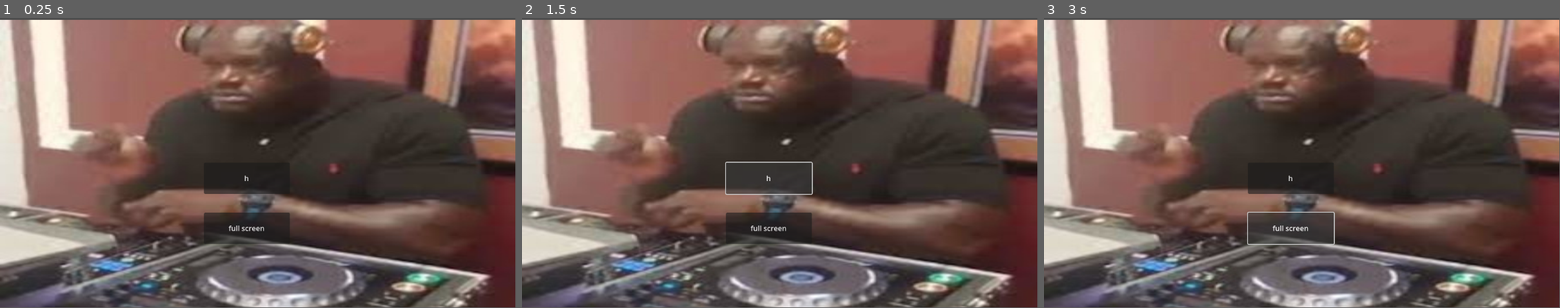
Above: before the commit, frames 1-3 (left to right).
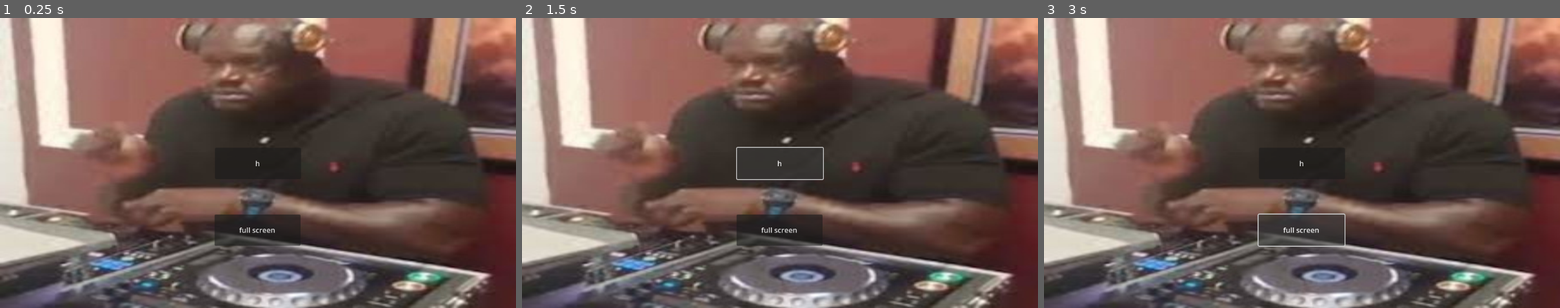
Above: after the commit, the same moments.

Repository: chazzox/project-omikron
Game: Godot game, scene res://src/node_2d.tscn
Two runs of this game, one before a commit and one after it. Both use one fixed random seed, a clock stepped at 60 frames per second and the inputs below.
Inputs:
- Up to frame 1 (0.25 s): no input
- Up to frame 2 (1.5 s): click "full screen" at 0.5 s; click "h" at 1.25 s
- Up to frame 3 (3 s): click "h" at 2 s; click "full screen" at 2.75 s
In our replay, the window is 799x449 before the commit and 800x450 after it. These sizes can differ from the game's own. Grey fills any space a smaller window leaves; there, only what the larger window draws over its background counts as a difference.

The runs differ from the first frame. In frame 1, 7.0% of the frame differs, in the area x 0-100%, y 0-100%; in frame 2, 7.3%; in frame 3, 7.0%.

Commit message:
feat: scaling and fullscreen

Diff:
--- a/project.godot
+++ b/project.godot
@@ -14,3 +14,7 @@
 run/main_scene="res://src/node_2d.tscn"
 config/features=PackedStringArray("4.2", "Forward Plus")
 config/icon="res://icon.svg"
+
+[display]
+
+window/stretch/mode="viewport"
--- a/src/main.gd
+++ b/src/main.gd
@@ -2,8 +2,6 @@
 
 func _on_button_pressed():
 	get_tree().root.content_scale_size = get_tree().root.content_scale_size*10
-	pass # Replace with function body.
 
-
-func _on_fullscreen_button_pressed():
-	DisplayServer.window_set_mode(DisplayServer.WINDOW_MODE_MAXIMIZED)
+func _on_ready():
+	DisplayServer.window_set_mode(DisplayServer.WINDOW_MODE_FULLSCREEN)
--- a/src/node_2d.tscn
+++ b/src/node_2d.tscn
@@ -4,29 +4,31 @@
 [ext_resource type="Texture2D" uid="uid://c4rkb786v0uqn" path="res://src/assets/shaq.jpg" id="2_4snqh"]
 
 [node name="main_menu" type="Node2D"]
+position = Vector2(0, 4)
 script = ExtResource("1_pse00")
 
 [node name="Sprite2D" type="Sprite2D" parent="."]
-position = Vector2(576, 324)
+position = Vector2(576, 320)
 scale = Vector2(3.84, 2.16)
 texture = ExtResource("2_4snqh")
 
 [node name="credits2" type="Button" parent="."]
-offset_left = 456.0
-offset_top = 320.0
-offset_right = 648.0
-offset_bottom = 390.0
+offset_left = 480.0
+offset_top = 286.0
+offset_right = 672.0
+offset_bottom = 356.0
 text = "h"
 
 [node name="fullscreen_button" type="Button" parent="."]
-offset_left = 456.0
-offset_top = 432.0
-offset_right = 648.0
-offset_bottom = 502.0
+offset_left = 479.0
+offset_top = 435.0
+offset_right = 671.0
+offset_bottom = 505.0
 text = "full screen
 "
 
 [node name="Camera2D" type="Camera2D" parent="."]
 position = Vector2(576, 320)
 
+[connection signal="ready" from="." to="." method="_on_ready"]
 [connection signal="pressed" from="fullscreen_button" to="." method="_on_fullscreen_button_pressed"]
